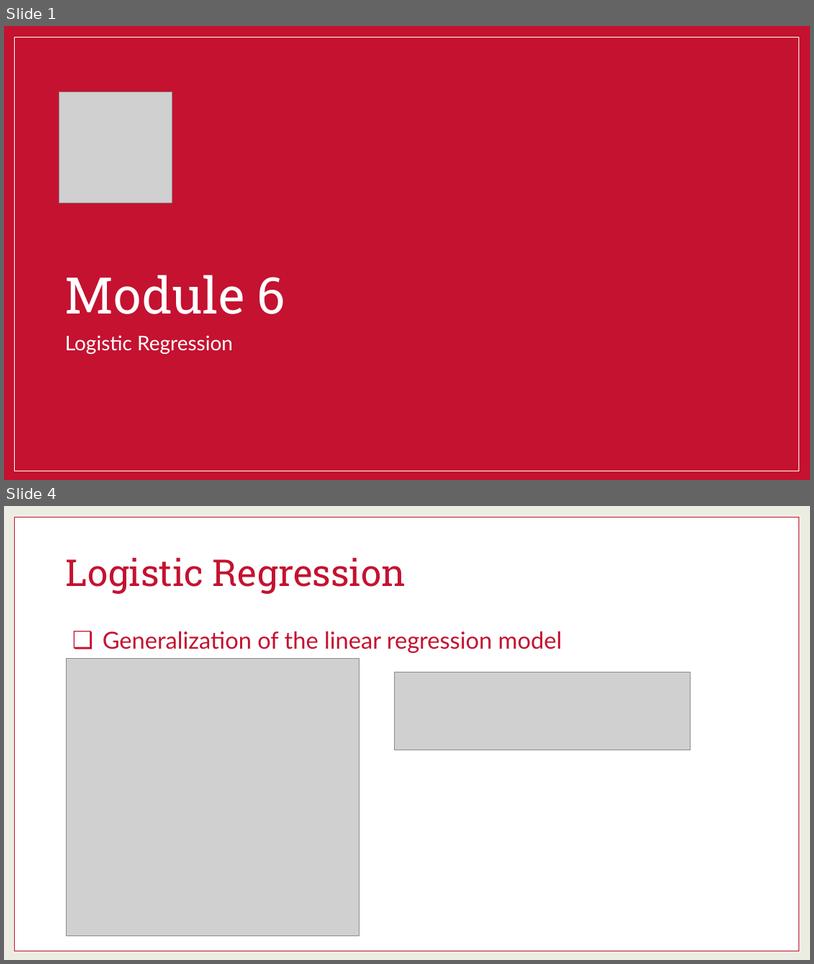
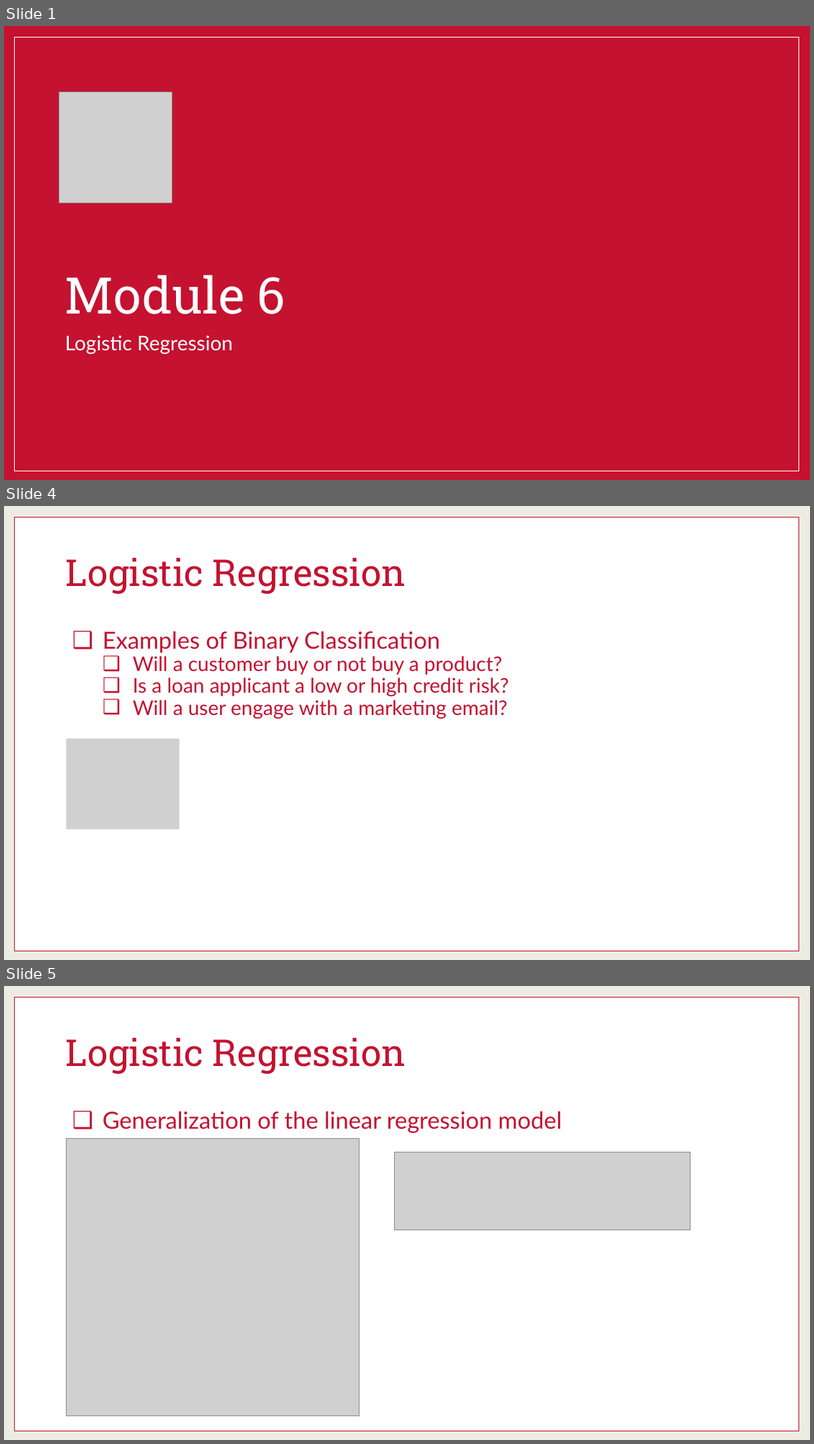
Before and after one commit to martinwg/ISA591, a slide deck: PPT/Module 6 - Logistic Regression (Descriptive).pptx. Shown one above the other, each under a label of ours: slides 1 and 4 before the commit, slides 1, 4 and 5 after it; the slides between them are not shown. The pictures are 814x964 and 814x1444 pixels, drawn with LibreOffice and Linux fonts; fonts in the diff are those of the drawing; grey boxes stand for pictures. Boxes give left, top, right and bottom in pixels: in the first picture for what was removed or moved away, otherwise in the second. Text is boxed around its words. In the diff, an @@ line names an element or a change of style, - is before the commit and + after.

```diff
--- a/PPT/Module 6 - Logistic Regression (Descriptive).pptx
+++ b/PPT/Module 6 - Logistic Regression (Descriptive).pptx
@@ slide 4 added at [4,506,810,960], background #EDECE2; not listed: 1 template element that a slide beside it also shows @@
@@ title added at [65,558,406,594], 44 pt, text #C41230 @@
+Logistic Regression
@@ text added at [103,631,509,718], 24 pt, text #C41230 @@
+❑ Examples of Binary Classification
+  ❑ Will a customer buy or not buy a product?
+  ❑ Is a loan applicant a low or high credit risk?
+  ❑ Will a user engage with a marketing email?
@@ picture added at [67,739,180,829] @@
@@ what was slide 4 is now slide 5 @@
```
Also in this commit, not shown: 11 slides changed, 10 other slides added, 2 slides removed.
